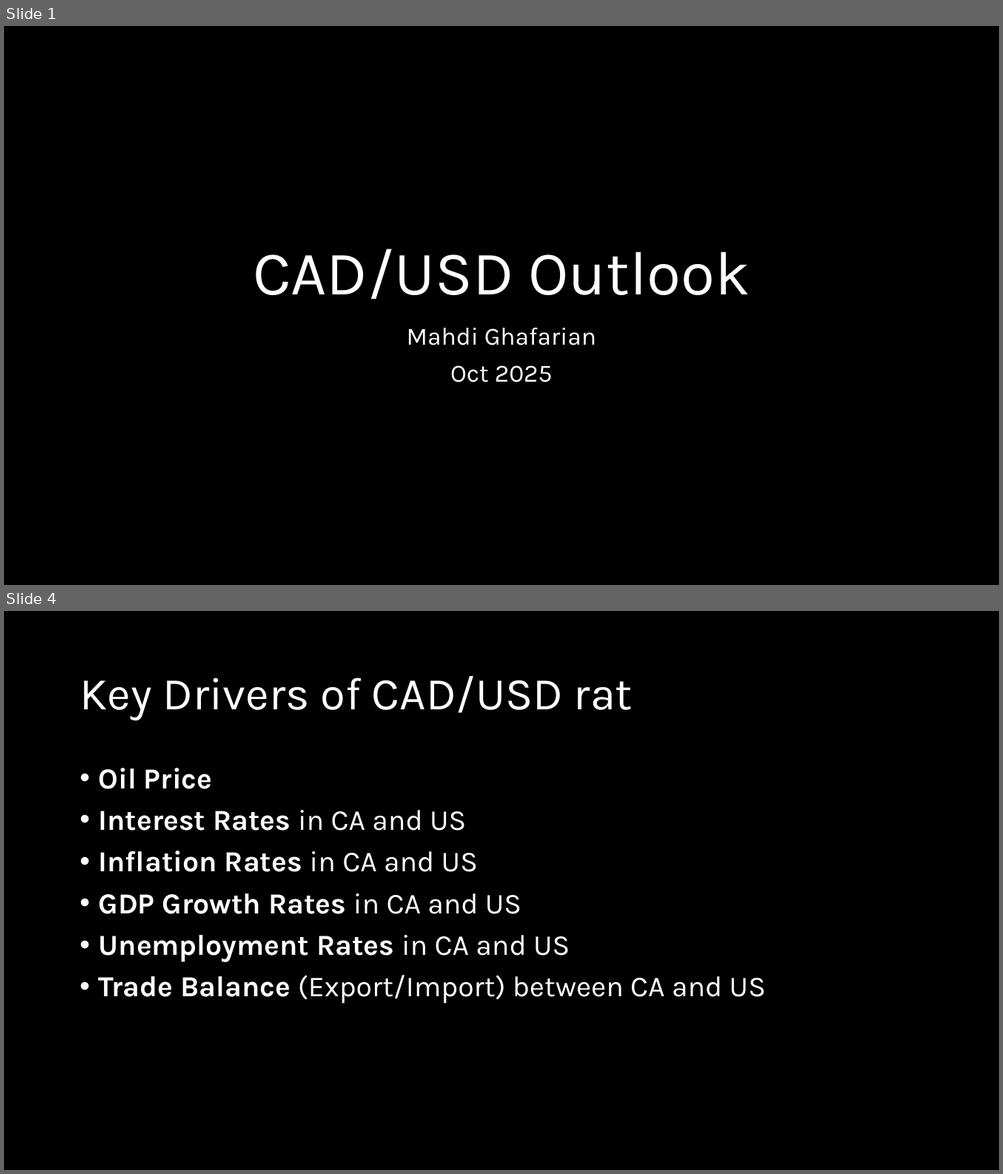
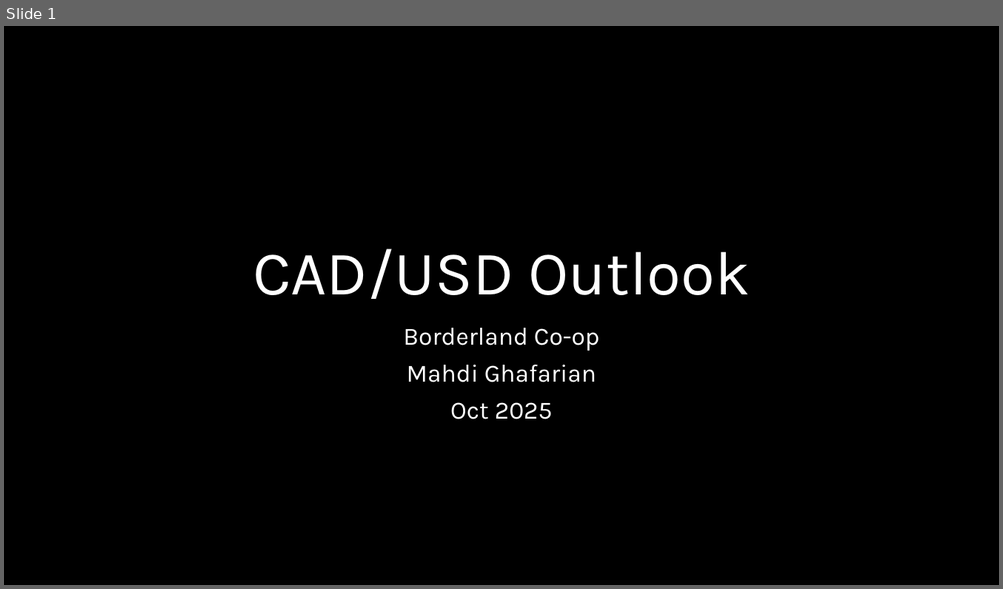
Before and after one commit to mahdi-ghafarian/time-series, a slide deck: borderland/1-cadusd/Presentation/CADUSD.pptx. Shown one above the other, each under a label of ours: slides 1 and 4 before the commit, slide 1 after it; the slides between them are not shown. The pictures are 1003x1174 and 1003x589 pixels, drawn with LibreOffice and Linux fonts; fonts in the diff are those of the drawing. Boxes give left, top, right and bottom in pixels: in the first picture for what was removed or moved away, otherwise in the second. Text is boxed around its words. In the diff, an @@ line names an element or a change of style, - is before the commit and + after.

```diff
--- a/borderland/1-cadusd/Presentation/CADUSD.pptx
+++ b/borderland/1-cadusd/Presentation/CADUSD.pptx
@@ slide 4 removed at [4, 611, 999, 1170], background #000000 @@
@@ title removed at [79, 676, 632, 721] @@
-Key Drivers of CAD/USD rat
@@ text removed at [99, 768, 765, 1004] @@
-• Oil Price
-• Interest Rates in CA and US
-• Inflation Rates in CA and US
-• GDP Growth Rates in CA and US
-• Unemployment Rates in CA and US
-• Trade Balance (Export/Import) between CA and US
@@ slide 1 changed as well @@
@@ subtitle at [403, 328, 600, 351]: paragraph added @@
+Borderland Co-op
```
Also in this commit, not shown: 1 other slide changed, 22 slides added, 10 other slides removed, 7 other files.
